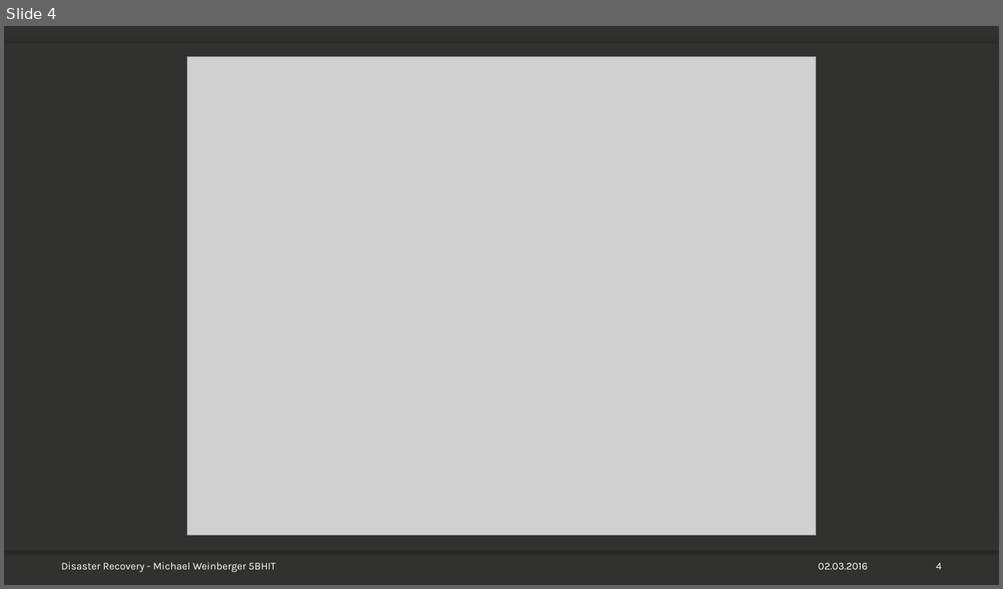
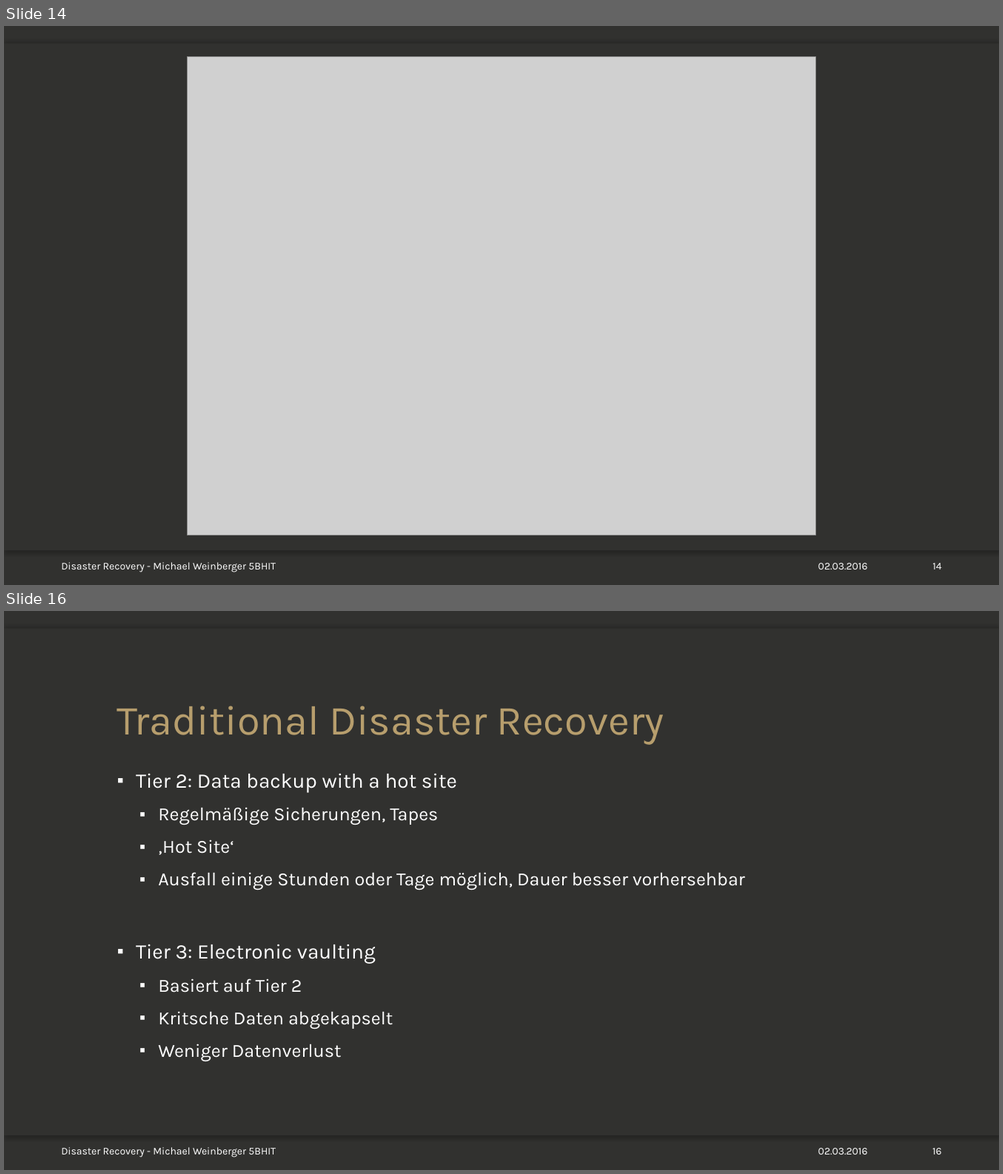
Before and after one commit to mweinberger-tgm/SYT-Referat, a slide deck: Disaster-Recovery_Weinb_5BHIT.pptx. Shown one above the other, each under a label of ours: slide 4 before the commit, slides 14 and 16 after it; the slides between them are not shown. The pictures are 1003x589 and 1003x1174 pixels, drawn with LibreOffice and Linux fonts; fonts in the diff are those of the drawing; grey boxes stand for pictures; background and template pictures are left out. Boxes give left, top, right and bottom in pixels: in the first picture for what was removed or moved away, otherwise in the second. Text is boxed around its words. In the diff, an @@ line names an element or a change of style, - is before the commit and + after.

```diff
--- a/Disaster-Recovery_Weinb_5BHIT.pptx
+++ b/Disaster-Recovery_Weinb_5BHIT.pptx
@@ slide 16 added at [4,611,999,1170], background picture (left out); not listed: 3 template elements that a slide beside it also shows @@
@@ title added at [117,706,663,745], 40 pt, text #B79E6D @@
+Traditional Disaster Recovery
@@ text added at [136,773,745,1062], 18 pt, text #FFFFFF @@
+▪ Tier 2: Data backup with a hot site
+  ▪ Regelmäßige Sicherungen, Tapes
+  ▪ ‚Hot Site‘
+  ▪ Ausfall einige Stunden oder Tage möglich, Dauer besser vorhersehbar
+▪ Tier 3: Electronic vaulting
+  ▪ Basiert auf Tier 2
+  ▪ Kritsche Daten abgekapselt
+  ▪ Weniger Datenverlust
@@ text added at [61,1147,276,1158], 10 pt, text #FFFFFF @@
+Disaster Recovery - Michael Weinberger 5BHIT
@@ text added at [818,1148,868,1155], 10 pt, text #FFFFFF @@
+02.03.2016
@@ page number added at [932,1148,942,1155], 10 pt, text #FFFFFF @@
+16
@@ what was slide 4 is now slide 14 @@
@@ page number at [932,563,941,570]: text changed @@
-4
+14
```
Also in this commit, not shown: 2 slides changed, 16 other slides added, 1 other file.
